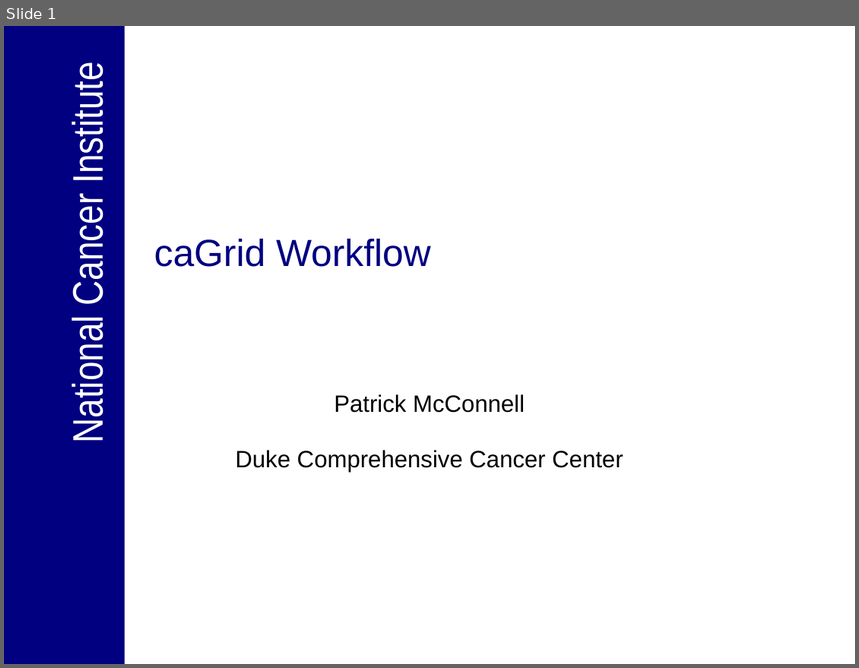
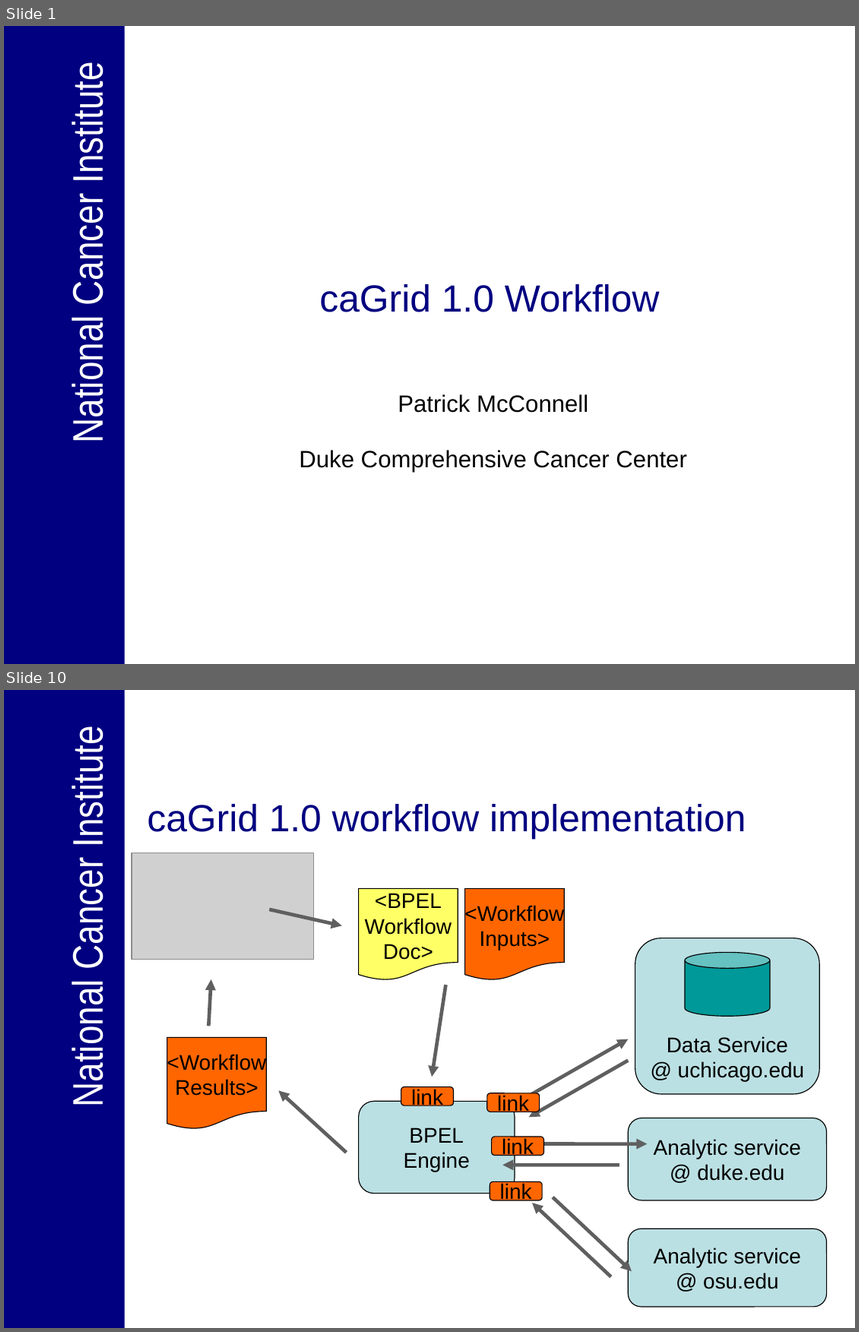
Before and after one commit to NCIP/cagrid-portal, a slide deck: cagrid-1-0/Documentation/presentations/20060918_ICR/workflow_icr_f2f_2006_09_18.ppt. Shown one above the other, each under a label of ours: slide 1 before the commit, slides 1 and 10 after it; the slides between them are not shown. The pictures are 859x668 and 859x1332 pixels, drawn with LibreOffice and Linux fonts; fonts in the diff are those of the drawing; grey boxes stand for pictures; background and template pictures are left out. Boxes give left, top, right and bottom in pixels: in the first picture for what was removed or moved away, otherwise in the second. Text is boxed around its words. In the diff, an @@ line names an element or a change of style, - is before the commit and + after.

```diff
--- a/cagrid-1-0/Documentation/presentations/20060918_ICR/workflow_icr_f2f_2006_09_18.ppt
+++ b/cagrid-1-0/Documentation/presentations/20060918_ICR/workflow_icr_f2f_2006_09_18.ppt
@@ slide 10 added at [4,690,855,1328], background #FFFFFF; not listed: 2 template elements that a slide beside it also shows @@
@@ title added at [147,804,746,839], 32 pt, text #000080 @@
+caGrid 1.0 workflow implementation
@@ picture added at [132,853,314,960] @@
@@ flow chart document added at [359,888,458,980], fill #FFFF66, outline #000000 0.74 pt, 18 pt, text #000000 @@
+<BPEL
+Workflow
+Doc>
@@ flow chart document added at [465,888,565,980], fill #FF6600, outline #000000 0.74 pt, 18 pt, text #000000 @@
+<Workflow
+Inputs>
@@ arrow added from (269, 910) to (342, 926), #5F5F5F 3 pt @@
@@ rounded rectangle added at [636,939,820,1094], fill #BBE0E3, outline #000000 0.74 pt, 18 pt, text #000000 @@
+Data Service
+@ uchicago.edu
@@ cylinder added at [685,952,770,1016], fill #009999, outline #000000 0.74 pt @@
@@ arrow added from (208, 1026) to (211, 980), #5F5F5F 3 pt @@
@@ arrow added from (446, 985) to (432, 1078), #5F5F5F 3 pt @@
@@ flow chart document added at [167,1037,267,1129], fill #FF6600, outline #000000 0.74 pt, 18 pt, text #000000 @@
+<Workflow
+Results>
@@ arrow added from (529, 1096) to (628, 1039), #5F5F5F 3 pt @@
@@ arrow added from (628, 1060) to (529, 1117), #5F5F5F 3 pt @@
@@ arrow added from (346, 1153) to (279, 1091), #5F5F5F 3 pt @@
@@ rounded rectangle added at [401,1087,453,1106], fill #FF6600, outline #000000 0.74 pt, 18 pt, text #000000 @@
+link
@@ rounded rectangle added at [487,1094,539,1113], fill #FF6600, outline #000000 0.74 pt, 18 pt, text #000000 @@
+link
@@ rounded rectangle added at [359,1101,515,1193], fill #BBE0E3, outline #000000 0.74 pt, 18 pt, text #000000 @@
+BPEL
+Engine
@@ rounded rectangle added at [628,1118,826,1201], fill #BBE0E3, outline #000000 0.74 pt, 18 pt, text #000000 @@
+Analytic service
+@ duke.edu
@@ rounded rectangle added at [492,1137,544,1156], fill #FF6600, outline #000000 0.74 pt, 18 pt, text #000000 @@
+link
@@ arrow added from (530, 1144) to (648, 1144), #5F5F5F 3 pt @@
@@ arrow added from (620, 1165) to (503, 1165), #5F5F5F 3 pt @@
@@ rounded rectangle added at [490,1182,542,1201], fill #FF6600, outline #000000 0.74 pt, 18 pt, text #000000 @@
+link
@@ arrow added from (611, 1277) to (533, 1203), #5F5F5F 3 pt @@
@@ arrow added from (553, 1198) to (631, 1271), #5F5F5F 3 pt @@
@@ rounded rectangle added at [628,1229,826,1307], fill #BBE0E3, outline #000000 0.74 pt, 18 pt, text #000000 @@
+Analytic service
+@ osu.edu
@@ slide 1 changed as well @@
@@ title at [319,284,660,313]: text changed @@
-caGrid Workflow
+caGrid 1.0 Workflow
@@ subtitle "Patrick McConnell": place and size @@
-subtitle "Patrick McConnell" at [235,395,623,472]
+subtitle "Patrick McConnell" at [299,395,686,472]
```
Also in this commit, not shown: 1 other slide changed, 25 other slides added.
